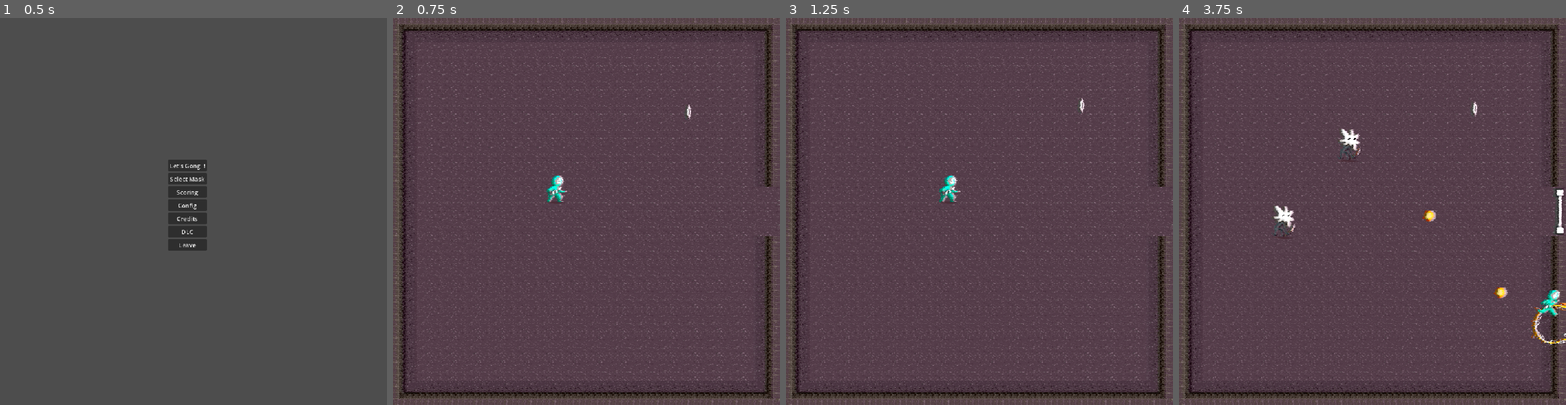
Above: before the commit, frames 1-4 (left to right).
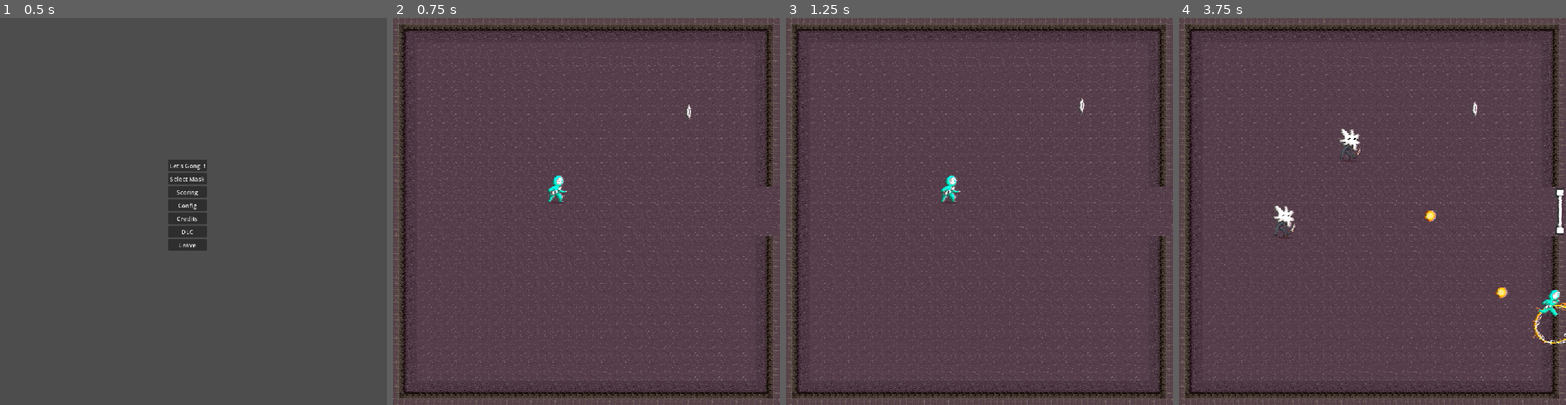
Above: after the commit, the same moments.

Repository: HephepTeam/GGJ2026
Game: Godot game, scene res://scenes/menus/main_menu.tscn
The game is run twice, just before and just after one commit, with the same random seed, the same clock (stepped at 60 frames per second) and the same inputs.
Inputs (mouse positions are in pixels of both pictures, inside the frame that each line leads up to):
- Up to frame 1 (0.5 s): no input
- Up to frame 2 (0.75 s): click "Let's Gong !" at 0.5 s
- Up to frame 3 (1.25 s): no input
- Up to frame 4 (3.75 s): move the mouse to (1457, 192) at 1.27 s; hold Right (ui_right) 1.28-2.03 s; move the mouse to (1295, 230) at 2.02 s; hold Down (ui_down) 2.03-2.78 s; move the mouse to (1411, 126) at 2.77 s; hold Right (ui_right) 2.78-3.53 s; move the mouse to (1353, 288) at 3.52 s; hold Up (ui_up) from 3.53 s (still down)

Frame 1 is identical in both runs. In frame 2, 0.1% of the frame differs, in the area x 39-45%, y 40-48%; in frame 3, 0.1%; in frame 4, 0.4%, in the area x 24-100%, y 33-85%.

Commit message:
Reduces the shader color offset.

Diff:
--- a/scenes/filters.tscn
+++ b/scenes/filters.tscn
@@ -10,7 +10,7 @@
 shader_parameter/explosion = 0.0
 shader_parameter/color_offset_multiplier = 0.004
 shader_parameter/black_offset_multiplier = 0.1
-shader_parameter/color_offset = 0.005
+shader_parameter/color_offset = 0.002
 shader_parameter/blur_amount = 0.0
 
 [node name="Filters" type="ColorRect" unique_id=268984273]
